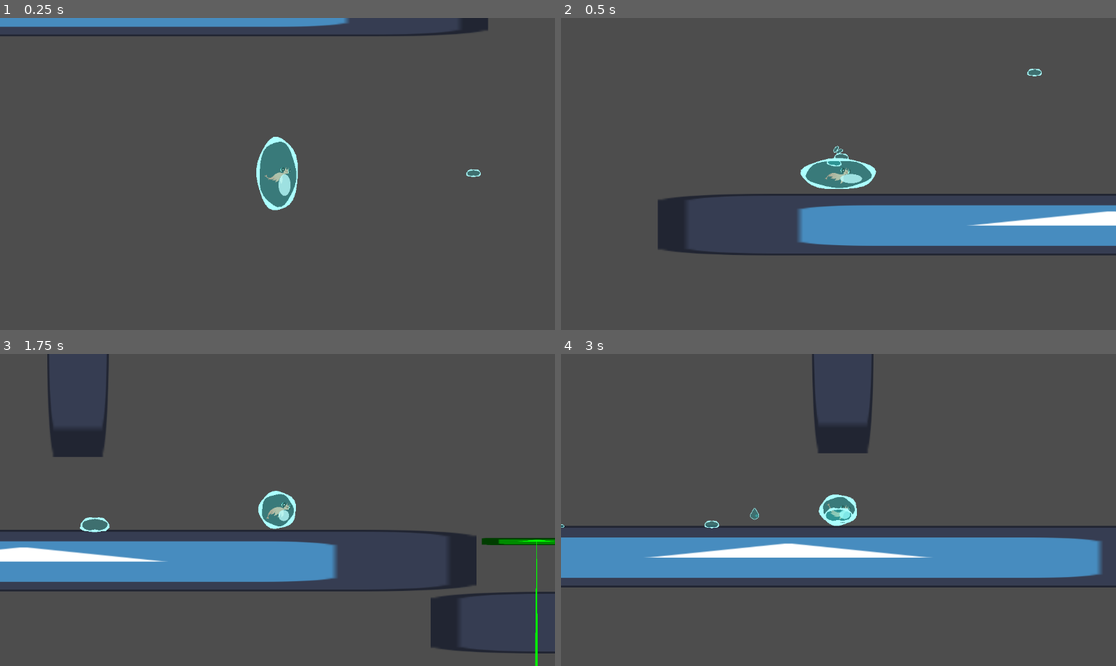
Above: before the commit, frames 1-4 (two rows, left to right).
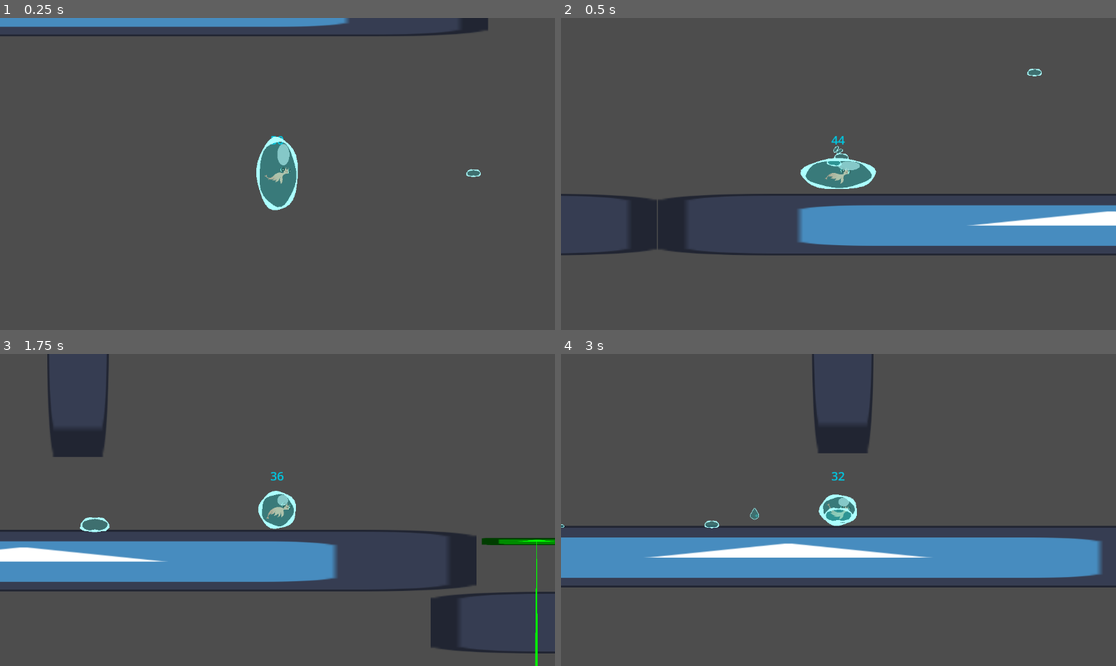
Above: after the commit, the same moments.

Repository: FelixChevrel/GlobalGameJam
Game: Godot game, scene res://TestScene.tscn
Same seed, same stepped clock (60 frames per second), same inputs: the game is played once before the commit and once after it. The engine's default icon, where the game draws it, is replaced by a stand-in: a white triangle on a blue panel in a dark square.
Inputs:
- Up to frame 1 (0.25 s): no input
- Up to frame 2 (0.5 s): no input
- Up to frame 3 (1.75 s): hold Q (shoot) 0.53-1.28 s; hold D (move_right) from 0.53 s (still down); tap Space (jump) at 0.77, 1.52 s; tap Q (shoot) at 1.35 s
- Up to frame 4 (3 s): release D (move_right) at 2.03 s; hold A (move_left) 2.03-2.78 s; hold Q (shoot) 2.03-2.78 s; hold D (move_right) from 2.78 s (still down); tap Q (shoot) at 2.85 s

The runs differ from the first frame. In frame 1, 0.3% of the frame differs, in the area x 48-53%, y 37-58%; in frame 2, 1.4%, in the area x 0-55%, y 37-76%; in frame 3, 0.1%; in frame 4, 0.1%.

Commit message:
Plant seeds

Diff:
--- a/PlayerCharacter/SCN_PrawnPlayer.tscn
+++ b/PlayerCharacter/SCN_PrawnPlayer.tscn
@@ -14,6 +14,7 @@
 [ext_resource type="Texture2D" uid="uid://pnov7ek1p07" path="res://PlayerCharacter/sprite/IMG_2416.png" id="10_t7w3e"]
 [ext_resource type="Texture2D" uid="uid://b6ayg3o0e228a" path="res://PlayerCharacter/sprite/IMG_2415.png" id="11_nr0vc"]
 [ext_resource type="Curve" uid="uid://b1w7finrxfw8r" path="res://curves/SCN_PrawnPlayer.tres" id="12_fx8lq"]
+[ext_resource type="Script" path="res://Scripts/WaterLabel.gd" id="15_nxdhq"]
 
 [sub_resource type="CircleShape2D" id="CircleShape2D_1mndu"]
 radius = 50.0
@@ -175,10 +176,21 @@
 texture = ExtResource("4_gwj2t")
 
 [node name="Sprite2D2" type="Sprite2D" parent="Graphic/Node2D/Sprite2D"]
-self_modulate = Color(0.733333, 1, 1, 0.776471)
-position = Vector2(83.7817, 74.4726)
+self_modulate = Color(0.733333, 1, 1, 0.588235)
+position = Vector2(69.8181, -130.327)
 scale = Vector2(0.309091, 0.309091)
 texture = ExtResource("4_gwj2t")
+
+[node name="Label" type="Label" parent="Graphic"]
+self_modulate = Color(0, 0.781058, 0.883574, 1)
+offset_left = -22.0
+offset_top = -133.0
+offset_right = 21.0
+offset_bottom = -98.0
+theme_override_font_sizes/font_size = 25
+text = "100"
+horizontal_alignment = 1
+script = ExtResource("15_nxdhq")
 
 [node name="DashAnimator" type="AnimationPlayer" parent="."]
 libraries = {
--- a/Scripts/WaterDroplet.gd
+++ b/Scripts/WaterDroplet.gd
@@ -36,7 +36,13 @@
 
 		queue_free()
 
+	if (body.is_in_group("Drinking")):
+		body.waterHeld += waterAmount
+		body.startAnim()
+		queue_free()
+
 	if (falling) : queue_free()
+
 
 
 
--- /dev/null
+++ b/Scripts/WaterLabel.gd
@@ -0,0 +1,15 @@
+extends Label
+
+
+
+# Called when the node enters the scene tree for the first time.
+func _ready():
+	pass # Replace with function body.
+
+
+# Called every frame. 'delta' is the elapsed time since the previous frame.
+func _process(delta):
+
+	text = str(int($"../..".waterAmount))
+
+	pass
--- /dev/null
+++ b/Scripts/plant_seed.gd
@@ -0,0 +1,28 @@
+extends StaticBody2D
+
+@export var PlanteFinal : Node2D
+@export var PlanteScale : float = 0.001
+@export var waterCap : float = 4
+var waterHeld : float = 0
+
+# Called when the node enters the scene tree for the first time.
+func _ready():
+
+	PlanteFinal.position = position
+	PlanteFinal.scale = Vector2(PlanteScale,PlanteScale)
+
+	pass # Replace with function body.
+
+
+# Called every frame. 'delta' is the elapsed time since the previous frame.
+func _process(delta):
+
+	$Label.text = str(int(waterHeld)) + " / " + str(int(waterCap))
+
+	PlanteFinal.scale = Vector2(PlanteScale,PlanteScale)
+
+	pass
+
+func startAnim():
+	if (waterHeld >= waterCap) :
+		$AnimationPlayer.play('GrowPlant')
--- /dev/null
+++ b/Scripts/sandy_area.gd
@@ -0,0 +1,39 @@
+extends Area2D
+
+@export var waterDrainValue : float = 1
+
+# Called when the node enters the scene tree for the first time.
+func _ready():
+	pass # Replace with function body.
+
+
+# Called every frame. 'delta' is the elapsed time since the previous frame.
+func _process(delta):
+	pass
+
+
+func _on_timer_timeout():
+
+	var actors = get_overlapping_bodies()
+
+	for a in actors :
+
+		if a.is_in_group("Player"):
+
+			a.LoseWater(2, true)
+
+
+		if a.is_in_group("water"):
+
+			a.waterAmount -= 1
+
+			if (a.waterAmount == 0):
+				a.queue_free()
+
+
+			a.initializeSize()
+
+
+
+
+	pass # Replace with function body.
--- a/TestScene.tscn
+++ b/TestScene.tscn
@@ -1,14 +1,21 @@
-[gd_scene load_steps=7 format=3 uid="uid://bwnjaw8dqj10e"]
+[gd_scene load_steps=10 format=3 uid="uid://bwnjaw8dqj10e"]
 
 [ext_resource type="Texture2D" uid="uid://c2mbde34m075t" path="res://icon.svg" id="1_qc8qo"]
 [ext_resource type="PackedScene" uid="uid://dohd1u16v6q4v" path="res://PlayerCharacter/SCN_PrawnPlayer.tscn" id="2_ikc40"]
 [ext_resource type="PackedScene" uid="uid://1u506ll718wq" path="res://gameplayComponent/WaterDroplet.tscn" id="3_qf0uw"]
 [ext_resource type="PackedScene" uid="uid://ds6cffs3y78qq" path="res://gameplayComponent/GPE_WeightedPlatforms.tscn" id="4_jfdei"]
 [ext_resource type="PackedScene" uid="uid://f66sty1gxvap" path="res://gameplayComponent/SPAWNER_fallingDrop.tscn" id="5_d3j53"]
+[ext_resource type="PackedScene" uid="uid://fsgyfv4mrpw3" path="res://gameplayComponent/SandyArea.tscn" id="6_0qdw3"]
+[ext_resource type="PackedScene" uid="uid://bpgbje06befdy" path="res://gameplayComponent/PlantSeed.tscn" id="7_brrr3"]
 
 [sub_resource type="RectangleShape2D" id="RectangleShape2D_x25tc"]
 size = Vector2(128.136, 122)
 
+[sub_resource type="Curve" id="Curve_6vcjf"]
+max_value = 2.0
+_data = [Vector2(0, 2), 0.0, 0.0803039, 0, 0, Vector2(0.152632, 1), 0.0, -1.39194, 0, 0, Vector2(1, 0.626374), 0.0, 0.0, 0, 0]
+point_count = 3
+
 [node name="Node2D" type="Node2D"]
 
 [node name="PlatformerController2D" parent="." instance=ExtResource("2_ikc40")]
@@ -23,6 +30,19 @@
 collision_mask = 3
 
 [node name="CollisionShape2D" type="CollisionShape2D" parent="Icon/StaticBody2D"]
+position = Vector2(0.0340157, 0)
+shape = SubResource("RectangleShape2D_x25tc")
+
+[node name="Icon8" type="Sprite2D" parent="."]
+position = Vector2(-1317, 582)
+scale = Vector2(14.6953, 1)
+texture = ExtResource("1_qc8qo")
+
+[node name="StaticBody2D" type="StaticBody2D" parent="Icon8"]
+collision_layer = 3
+collision_mask = 3
+
+[node name="CollisionShape2D" type="CollisionShape2D" parent="Icon8/StaticBody2D"]
 position = Vector2(0.0340157, 0)
 shape = SubResource("RectangleShape2D_x25tc")
 
@@ -120,3 +140,103 @@
 
 [node name="SpawnerFallingDrop" parent="." instance=ExtResource("5_d3j53")]
 position = Vector2(496, -509)
+
+[node name="SandyArea" parent="." instance=ExtResource("6_0qdw3")]
+position = Vector2(-1063, 518)
+
+[node name="PlantRoot" type="Node2D" parent="."]
+position = Vector2(-1822, 523)
+
+[node name="Icon9" type="Sprite2D" parent="PlantRoot"]
+modulate = Color(0, 1, 0, 1)
+position = Vector2(-148, -135)
+scale = Vector2(1.4153, 0.32)
+texture = ExtResource("1_qc8qo")
+
+[node name="StaticBody2D" type="StaticBody2D" parent="PlantRoot/Icon9"]
+collision_layer = 3
+collision_mask = 3
+
+[node name="CollisionShape2D" type="CollisionShape2D" parent="PlantRoot/Icon9/StaticBody2D"]
+position = Vector2(0.0340157, 0)
+shape = SubResource("RectangleShape2D_x25tc")
+
+[node name="Icon10" type="Sprite2D" parent="PlantRoot"]
+modulate = Color(0, 1, 0, 1)
+position = Vector2(135, -262)
+scale = Vector2(1.4153, 0.32)
+texture = ExtResource("1_qc8qo")
+
+[node name="StaticBody2D" type="StaticBody2D" parent="PlantRoot/Icon10"]
+collision_layer = 3
+collision_mask = 3
+
+[node name="CollisionShape2D" type="CollisionShape2D" parent="PlantRoot/Icon10/StaticBody2D"]
+position = Vector2(0.0340157, 0)
+shape = SubResource("RectangleShape2D_x25tc")
+
+[node name="Icon11" type="Sprite2D" parent="PlantRoot"]
+modulate = Color(0, 1, 0, 1)
+position = Vector2(-156, -421)
+scale = Vector2(1.4153, 0.32)
+texture = ExtResource("1_qc8qo")
+
+[node name="StaticBody2D" type="StaticBody2D" parent="PlantRoot/Icon11"]
+collision_layer = 3
+collision_mask = 3
+
+[node name="CollisionShape2D" type="CollisionShape2D" parent="PlantRoot/Icon11/StaticBody2D"]
+position = Vector2(0.0340157, 0)
+shape = SubResource("RectangleShape2D_x25tc")
+
+[node name="Icon12" type="Sprite2D" parent="PlantRoot"]
+modulate = Color(0, 1, 0, 1)
+position = Vector2(134, -589)
+scale = Vector2(1.4153, 0.32)
+texture = ExtResource("1_qc8qo")
+
+[node name="StaticBody2D" type="StaticBody2D" parent="PlantRoot/Icon12"]
+collision_layer = 3
+collision_mask = 3
+
+[node name="CollisionShape2D" type="CollisionShape2D" parent="PlantRoot/Icon12/StaticBody2D"]
+position = Vector2(0.0340157, 0)
+shape = SubResource("RectangleShape2D_x25tc")
+
+[node name="Icon13" type="Sprite2D" parent="PlantRoot"]
+modulate = Color(0, 1, 0, 1)
+position = Vector2(-175, -743)
+scale = Vector2(1.4153, 0.32)
+texture = ExtResource("1_qc8qo")
+
+[node name="StaticBody2D" type="StaticBody2D" parent="PlantRoot/Icon13"]
+collision_layer = 3
+collision_mask = 3
+
+[node name="CollisionShape2D" type="CollisionShape2D" parent="PlantRoot/Icon13/StaticBody2D"]
+position = Vector2(0.0340157, 0)
+shape = SubResource("RectangleShape2D_x25tc")
+
+[node name="Icon14" type="Sprite2D" parent="PlantRoot"]
+modulate = Color(0, 1, 0, 1)
+position = Vector2(132, -859)
+scale = Vector2(1.4153, 0.32)
+texture = ExtResource("1_qc8qo")
+
+[node name="StaticBody2D" type="StaticBody2D" parent="PlantRoot/Icon14"]
+collision_layer = 3
+collision_mask = 3
+
+[node name="CollisionShape2D" type="CollisionShape2D" parent="PlantRoot/Icon14/StaticBody2D"]
+position = Vector2(0.0340157, 0)
+shape = SubResource("RectangleShape2D_x25tc")
+
+[node name="Line2D" type="Line2D" parent="PlantRoot"]
+points = PackedVector2Array(0, 0, -8, -97, -58, -125, -7, -107, 23, -248, 44, -261, 22, -259, -33, -401, -64, -416, -36, -412, 19, -568, 42, -583, 16, -579, -52, -718, -85, -730, -51, -728, 15, -847, 38, -851)
+width = 20.0
+width_curve = SubResource("Curve_6vcjf")
+default_color = Color(0, 1, 0, 1)
+
+[node name="PlantSeed" parent="." node_paths=PackedStringArray("PlanteFinal") instance=ExtResource("7_brrr3")]
+position = Vector2(-1823, 521)
+PlanteFinal = NodePath("../PlantRoot")
--- /dev/null
+++ b/gameplayComponent/PlantSeed.tscn
@@ -0,0 +1,84 @@
+[gd_scene load_steps=7 format=3 uid="uid://bpgbje06befdy"]
+
+[ext_resource type="Texture2D" uid="uid://c2mbde34m075t" path="res://icon.svg" id="1_4r1f3"]
+[ext_resource type="Script" path="res://Scripts/plant_seed.gd" id="1_updtx"]
+
+[sub_resource type="RectangleShape2D" id="RectangleShape2D_ea1w1"]
+size = Vector2(38, 38)
+
+[sub_resource type="Animation" id="Animation_htcgo"]
+resource_name = "GrowPlant"
+length = 5.0
+tracks/0/type = "value"
+tracks/0/imported = false
+tracks/0/enabled = true
+tracks/0/path = NodePath(".:PlanteScale")
+tracks/0/interp = 1
+tracks/0/loop_wrap = true
+tracks/0/keys = {
+"times": PackedFloat32Array(0, 4.9),
+"transitions": PackedFloat32Array(2, 0.5),
+"update": 0,
+"values": [0.001, 1.0]
+}
+tracks/1/type = "method"
+tracks/1/imported = false
+tracks/1/enabled = true
+tracks/1/path = NodePath(".")
+tracks/1/interp = 1
+tracks/1/loop_wrap = true
+tracks/1/keys = {
+"times": PackedFloat32Array(5),
+"transitions": PackedFloat32Array(1),
+"values": [{
+"args": [],
+"method": &"queue_free"
+}]
+}
+
+[sub_resource type="Animation" id="Animation_kepvr"]
+length = 0.001
+tracks/0/type = "value"
+tracks/0/imported = false
+tracks/0/enabled = true
+tracks/0/path = NodePath(".:PlanteScale")
+tracks/0/interp = 1
+tracks/0/loop_wrap = true
+tracks/0/keys = {
+"times": PackedFloat32Array(0),
+"transitions": PackedFloat32Array(1),
+"update": 0,
+"values": [0.001]
+}
+
+[sub_resource type="AnimationLibrary" id="AnimationLibrary_d1xd7"]
+_data = {
+"GrowPlant": SubResource("Animation_htcgo"),
+"RESET": SubResource("Animation_kepvr")
+}
+
+[node name="PlantSeed" type="StaticBody2D" groups=["Drinking"]]
+script = ExtResource("1_updtx")
+
+[node name="Icon" type="Sprite2D" parent="."]
+self_modulate = Color(1, 1, 0, 1)
+position = Vector2(0, -1)
+scale = Vector2(0.3, 0.3)
+texture = ExtResource("1_4r1f3")
+
+[node name="CollisionShape2D" type="CollisionShape2D" parent="."]
+shape = SubResource("RectangleShape2D_ea1w1")
+
+[node name="AnimationPlayer" type="AnimationPlayer" parent="." groups=["Drinking"]]
+libraries = {
+"": SubResource("AnimationLibrary_d1xd7")
+}
+
+[node name="Label" type="Label" parent="."]
+self_modulate = Color(0, 1, 0, 1)
+offset_left = -19.0
+offset_top = 23.0
+offset_right = 21.0
+offset_bottom = 46.0
+theme_override_font_sizes/font_size = 18
+text = "water"
--- /dev/null
+++ b/gameplayComponent/SandyArea.tscn
@@ -0,0 +1,28 @@
+[gd_scene load_steps=4 format=3 uid="uid://fsgyfv4mrpw3"]
+
+[ext_resource type="Texture2D" uid="uid://di5a1pv5iuup3" path="res://icon.png" id="1_bkdi8"]
+[ext_resource type="Script" path="res://Scripts/sandy_area.gd" id="1_gjy8n"]
+
+[sub_resource type="RectangleShape2D" id="RectangleShape2D_nhsra"]
+size = Vector2(340, 20)
+
+[node name="SandyArea" type="Area2D"]
+collision_layer = 3
+collision_mask = 3
+script = ExtResource("1_gjy8n")
+
+[node name="CollisionShape2D" type="CollisionShape2D" parent="."]
+position = Vector2(1, 0)
+shape = SubResource("RectangleShape2D_nhsra")
+
+[node name="Icon" type="Sprite2D" parent="."]
+self_modulate = Color(1, 1, 0, 1)
+z_index = 2
+position = Vector2(1, 31)
+scale = Vector2(5.34375, 1)
+texture = ExtResource("1_bkdi8")
+
+[node name="Timer" type="Timer" parent="."]
+autostart = true
+
+[connection signal="timeout" from="Timer" to="." method="_on_timer_timeout"]
--- a/platformer_controller/platformer_controller.gd
+++ b/platformer_controller/platformer_controller.gd
@@ -414,7 +414,7 @@
 #######################################################################################################################
 #added functions
 
-func LoseWater(loss : float):
+func LoseWater(loss : float, noDrop = false):
 
 	if (iframe) : return
 
@@ -422,6 +422,12 @@
 	$BubbleShape.shape.radius = waterAmount
 	$Graphic/Node2D/Line2D.radius = waterAmount
 	$Graphic/Node2D/Line2D.updateWater()
+
+	if (noDrop) :
+		iframe = true
+		$Iframe.start()
+
+		return
 
 	var l = loss
 
@@ -453,7 +459,7 @@
 
 func gainWater(gain : float):
 
-	waterAmount = waterAmount + gain
+	waterAmount = clamp(waterAmount + gain, 0, 100)
 
 	$BubbleShape.shape.radius = waterAmount
 	$Graphic/Node2D/Line2D.radius = waterAmount
@@ -486,16 +492,14 @@
 func SquashAndStretch(delta): #A run a chaque frame, defrome le sprite en fonction de la vitesse
 	if !is_on_floor() and ((Time.get_unix_time_from_system() - timeLastGroundCol) >MIN_TIME_BETWEEN_COLLISION_GROUND) : #quand ne touche pas le sol
 		hit_the_ground = false
-
-		spriteRefNode.scale.y = clamp(remap(abs(velocity.y),0,abs(MAX_DEFORM_SPEED),MIN_STRETCH_DEFORM_VALUE,MAX_STRETCH_DEFORM_VALUE), 0 , 10)
-		spriteRefNode.scale.x = clamp(remap(abs(velocity.y),0,abs(MAX_DEFORM_SPEED),1 / MIN_STRETCH_DEFORM_VALUE,1 / MAX_STRETCH_DEFORM_VALUE),0, 10)
+		spriteRefNode.scale.y = clamp(remap(abs(velocity.y),0,abs(MAX_DEFORM_SPEED),MIN_STRETCH_DEFORM_VALUE,MAX_STRETCH_DEFORM_VALUE), MIN_STRETCH_DEFORM_VALUE , MAX_STRETCH_DEFORM_VALUE)
+		spriteRefNode.scale.x = clamp(remap(abs(velocity.y),0,abs(MAX_DEFORM_SPEED),1 / MIN_STRETCH_DEFORM_VALUE,1 / MAX_STRETCH_DEFORM_VALUE),MIN_STRETCH_DEFORM_VALUE , MAX_STRETCH_DEFORM_VALUE)
 	if not hit_the_ground and is_on_floor() and (Time.get_unix_time_from_system() - timeLastGroundCol >MIN_TIME_BETWEEN_COLLISION_GROUND):
 		hit_the_ground = true
 		timeLastGroundCol = Time.get_unix_time_from_system()
 
 		spriteRefNode.scale.y = clamp(remap(abs(previous_velocity.y),0,abs(MAX_DEFORM_SPEED * 1.5),1 / MIN_SQUASH_DEFORM_VALUE,1 / MAX_SQUASH_DEFORM_VALUE), 0, 10)
-		spriteRefNode.scale.x = clamp(remap(abs(previous_velocity.y),0,abs(MAX_DEFORM_SPEED * 1.5),MIN_SQUASH_DEFORM_VALUE,MAX_SQUASH_DEFORM_VALUE), 0, 10)
-
+		spriteRefNode.scale.x = clamp(remap(abs(previous_velocity.y),0,abs(MAX_DEFORM_SPEED * 1.5),MIN_SQUASH_DEFORM_VALUE,MAX_SQUASH_DEFORM_VALUE), MIN_SQUASH_DEFORM_VALUE, MAX_SQUASH_DEFORM_VALUE)
 	spriteRefNode.scale.y = lerp(spriteRefNode.scale.y, 1.0, 1 - pow(0.01,delta))
 	spriteRefNode.scale.x = lerp(spriteRefNode.scale.x, 1.0, 1 - pow(0.01,delta))
 
--- a/project.godot
+++ b/project.godot
@@ -14,6 +14,10 @@
 run/main_scene="res://TestScene.tscn"
 config/features=PackedStringArray("4.3", "GL Compatibility")
 config/icon="res://icon.svg"
+
+[global_group]
+
+Drinking=""
 
 [input]
 
Not shown: 1 places in PlayerCharacter/SCN_PrawnPlayer.tscn that only renumber resources
